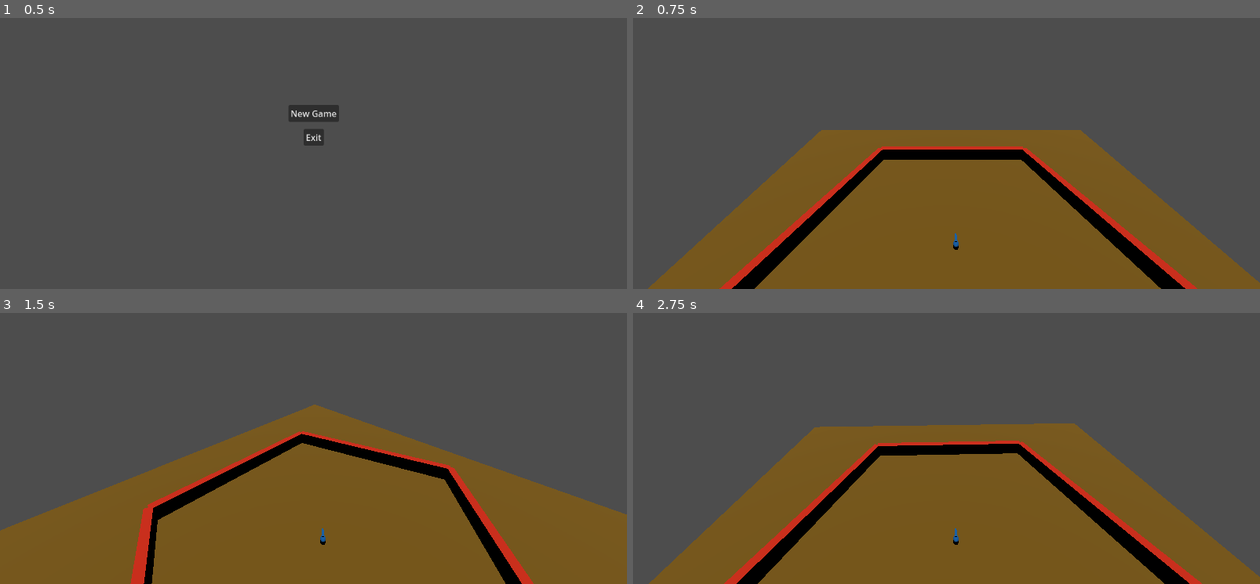
Above: before the commit, frames 1-4 (two rows, left to right).
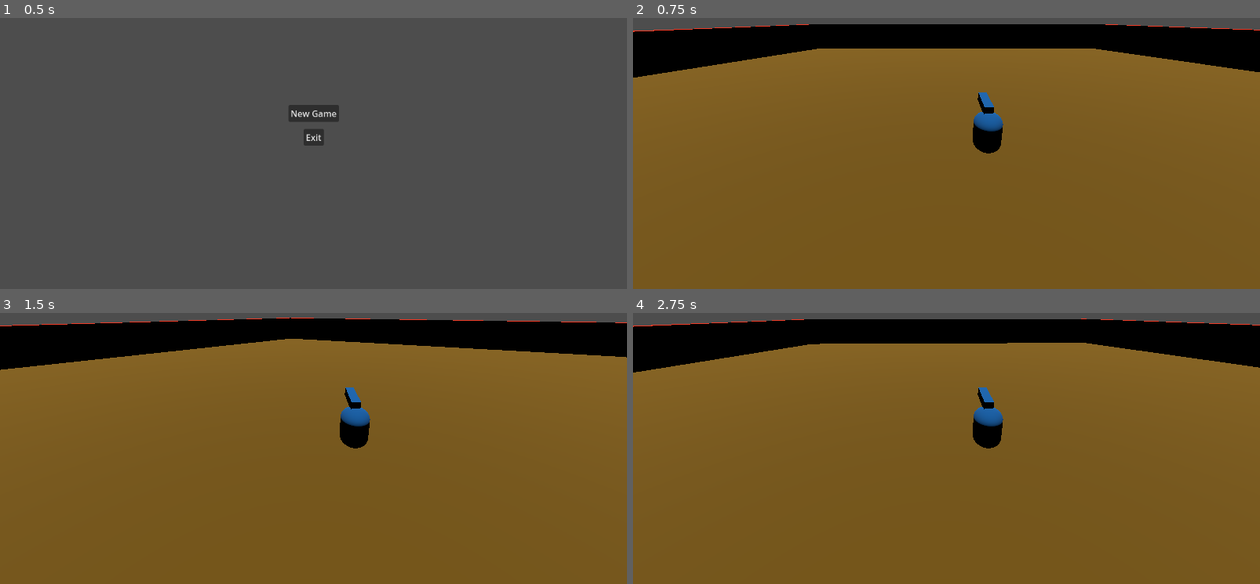
Above: after the commit, the same moments.

Repository: lemmerone/godot-matador
Game: Godot game, scene res://HUD/Menu/menu.tscn
Same seed, same stepped clock (60 frames per second), same inputs: the game is played once before the commit and once after it.
Inputs:
- Up to frame 1 (0.5 s): no input
- Up to frame 2 (0.75 s): click "New Game" at 0.5 s
- Up to frame 3 (1.5 s): tap Enter at 1.25 s; hold Right (rotation_right) from 1.28 s (still down); tap Space (dodge) at 1.35 s
- Up to frame 4 (2.75 s): release Right (rotation_right) at 2.03 s; hold A (rotation_left) from 2.03 s (still down); tap R (remove_mob) at 2.1 s

Frame 1 is identical in both runs. In frame 2, 62% of the frame differs, in the area x 0-100%, y 2-100%; in frame 3, 58%; in frame 4, 62%.

Commit message:
refactor: collision player and bull

Diff:
--- a/Bull/bull.tscn
+++ b/Bull/bull.tscn
@@ -3,7 +3,7 @@
 [ext_resource type="Script" path="res://Bull/bull.gd" id="1_mtp2l"]
 
 [sub_resource type="BoxShape3D" id="BoxShape3D_6arml"]
-size = Vector3(1.18329, 1, 1.07446)
+size = Vector3(1.10633, 1, 0.595108)
 
 [sub_resource type="StandardMaterial3D" id="StandardMaterial3D_ywa1s"]
 resource_name = "material_0"
@@ -708,11 +708,11 @@
 script = ExtResource("1_mtp2l")
 
 [node name="CollisionShape3D" type="CollisionShape3D" parent="."]
-transform = Transform3D(-3.3838e-08, 0, 1.58956, 0, 1.08484, 0, -0.774123, 0, -6.94819e-08, -0.0598021, 0.574647, 0.107264)
+transform = Transform3D(-7.58904e-08, 0, 1.58956, 0, 1.08484, 0, -1.73617, 0, -6.94819e-08, 0, 0, 0.744405)
 shape = SubResource("BoxShape3D_6arml")
 
 [node name="root" type="Node3D" parent="."]
-transform = Transform3D(-4.37114e-08, 0, 1, 0, 1, 0, -1, 0, -4.37114e-08, 0.625, 0.5, 0.125)
+transform = Transform3D(-4.37114e-08, 0, 1, 0, 1, 0, -1, 0, -4.37114e-08, 0, 0, 0)
 
 [node name="tail2" type="Node3D" parent="root"]
 transform = Transform3D(1, 0, 0, 0, 0.997881, -0.0650697, 0, 0.0650697, 0.997881, -1.66562, 0.3375, 0.0145833)
--- a/Player/player.tscn
+++ b/Player/player.tscn
@@ -16,8 +16,6 @@
 size = Vector3(0.2, 0.2, 1)
 
 [sub_resource type="CapsuleShape3D" id="CapsuleShape3D_xgxii"]
-radius = 0.334128
-height = 1.28611
 
 [node name="Player" type="CharacterBody3D"]
 collision_mask = 6
@@ -36,22 +34,17 @@
 mesh = SubResource("BoxMesh_hlv0n")
 skeleton = NodePath("../..")
 
-[node name="CollisionShape3D" type="CollisionShape3D" parent="."]
-transform = Transform3D(1, 0, 0, 0, 1, 0, 0, 0, 1, 0, 1, 0)
-shape = SubResource("CapsuleShape3D_xgxii")
-
 [node name="MobDetector" type="Area3D" parent="."]
 collision_layer = 0
 collision_mask = 2
 monitorable = false
 
 [node name="CollisionShape3D" type="CollisionShape3D" parent="MobDetector"]
-transform = Transform3D(1, 0, 0, 0, 1, 0, 0, 0, 1, 0, 1, 0)
+transform = Transform3D(0.610536, 0, 0, 0, 0.423662, 0, 0, 0, 0.821371, 0, 0.382022, 0)
 shape = SubResource("CapsuleShape3D_xgxii")
 
 [node name="Camera3D" type="Camera3D" parent="."]
-transform = Transform3D(-1, -3.41911e-08, 8.04594e-08, 0, 0.920348, 0.391101, -8.74228e-08, 0.391101, -0.920348, 1.03202, 23.4002, -17.3893)
+transform = Transform3D(-1, -3.41911e-08, 8.04594e-08, 0, 0.920348, 0.391101, -8.74228e-08, 0.391101, -0.920348, 0.881365, 2.68098, -4.4071)
 current = true
-near = 0.004
 
 [connection signal="body_entered" from="MobDetector" to="." method="_on_mob_detector_body_entered"]
